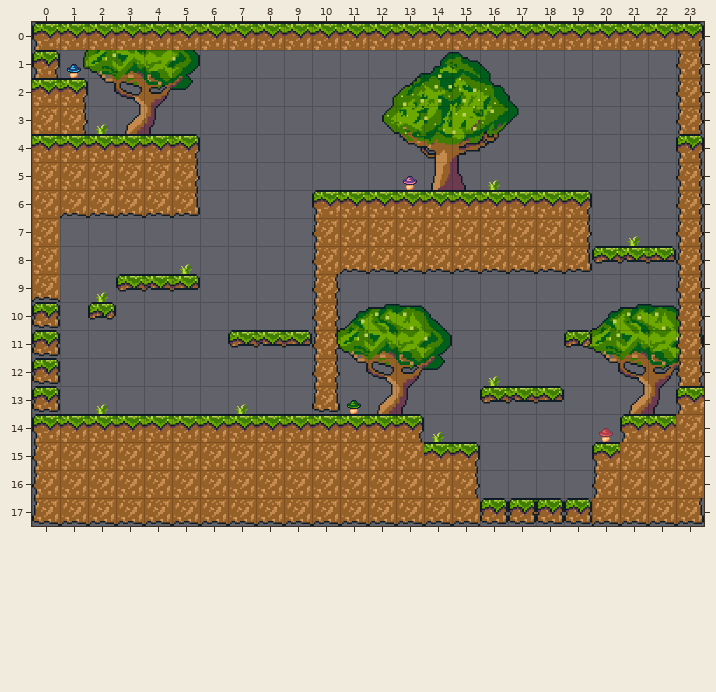
One commit to this Tiled map: assets/images/forestDownLeftEasy.tmx. The picture above is the old version.
Cells are 32x32 px. Shown: x 0..23, y 0..17.
The result:
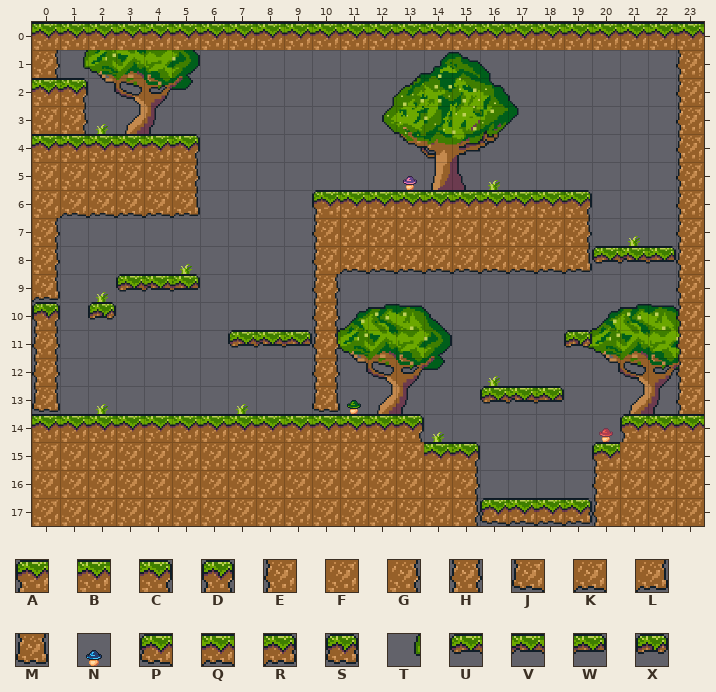
Key: from "forestTileset": A 0, B 1, C 2, D 3, E 12, F 13, G 14, H 15, J 24, K 25, L 26, M 27, N 28, P 36, Q 37, R 38, S 39, T 60, U 89, V 90, W 91, X 92.
_ is an empty cell.
Edits made:
Layer "decor":
Tile N becomes tile T in row 1 at x 1.
Layer "blocks":
Tile A becomes tile B in row 0 at x 0; in row 14 at x 0.
Tile C becomes tile B in row 0 at x 23.
Tile F becomes tile B in row 14 at x 23.
Tile A becomes tile E in row 13 at x 23.
Tile D becomes tile E in row 4 at x 23.
Tile H becomes tile E in rows 1 to 3 at x 23; in rows 5 to 12 at x 23.
Tile K becomes tile E in row 17 at x 20.
Tile E becomes tile F in rows 15 to 16 at x 0.
Tile J becomes tile F in row 17 at x 0.
Tile K becomes tile F in row 17 at x 1 to 14 and 21 to 22.
Tile L becomes tile F in row 17 at x 23.
Tile D becomes tile G in row 1 at x 0.
Tile F becomes tile G in rows 7 to 8 at x 0.
Tile K becomes tile G in row 17 at x 15.
Tile K becomes tile L in row 9 at x 0.
Layer "platforms":
The author put tile U in row 17 at x 16.
Tile U becomes tile V in row 17 at x 17.
Tile W becomes tile V in row 17 at x 18.
The author put tile X in row 17 at x 19.
Layer "decor2" (removed):
Tile T is removed in row 1 at x 1.
Layer "downDoor":
Tile S becomes tile P in row 17 at x 16.
Tile S becomes tile Q in row 17 at x 17 to 18.
Tile S becomes tile R in row 17 at x 19.
Layer "leftDoor":
Tile S becomes tile D in row 10 at x 0.
Tile S becomes tile H in rows 11 to 12 at x 0.
Tile S becomes tile M in row 13 at x 0.
